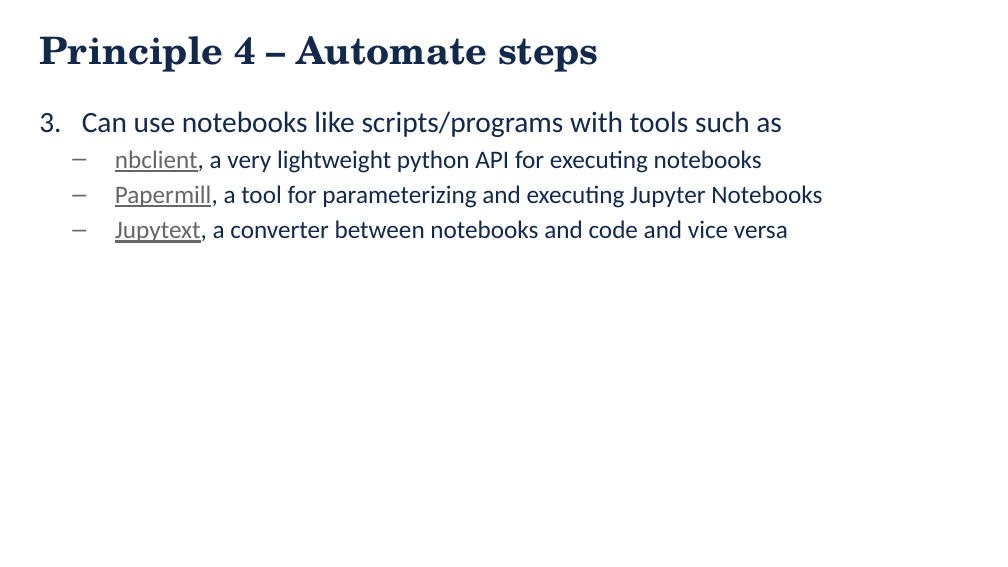
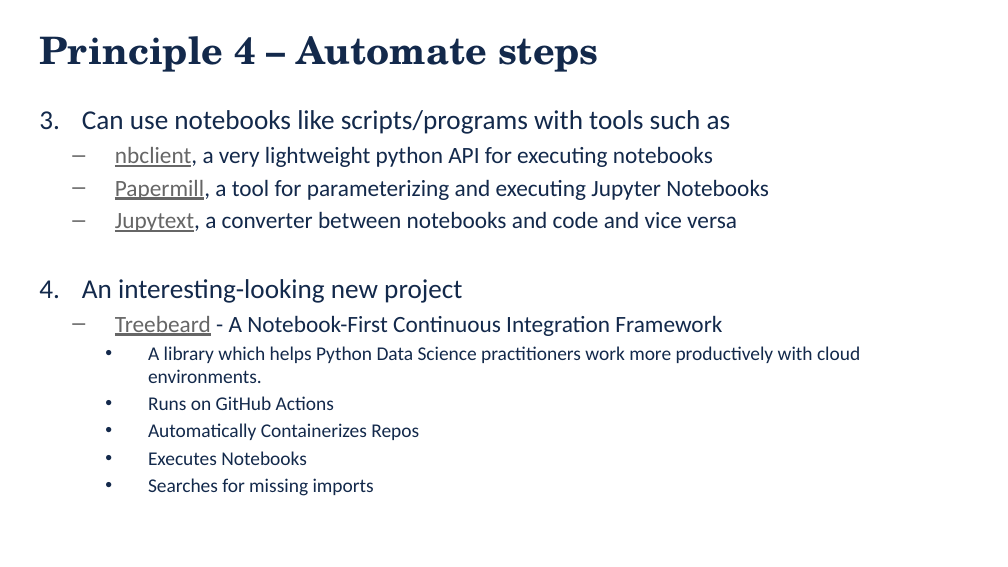
Before and after one commit to danielskatz/repro-fdtd1d, a slide deck: slide 17 of Computational_Reproducibility.pptx. Drawn at 1008x567 pixels with LibreOffice and Linux fonts; fonts in the diff are those of the drawing; background and template pictures are left out. Boxes give left, top, right and bottom in pixels: in the first picture for what was removed or moved away, otherwise in the second. Text is boxed around its words. In the diff, an @@ line names an element or a change of style, - is before the commit and + after.

Commit message:
updates to slides

```diff
--- a/Computational_Reproducibility.pptx
+++ b/Computational_Reproducibility.pptx
@@ text at (x1=82, y1=110, x2=769, y2=232): size 28 to 25.9 pt in "Can use notebooks like scripts/programs with tools ..."; size 24 to 22.2 pt in "nbclient, a very lightweight python API for ...", "Papermill, a tool for parameterizing and executing ...", "Jupytext, a converter between notebooks and code ..." @@
@@ text at (x1=82, y1=279, x2=860, y2=465): paragraphs added @@
+4. An interesting-looking new project
+  – Treebeard - A Notebook-First Continuous Integration Framework
+    • A library which helps Python Data Science practitioners work more productively with cloud environments.
+    • Runs on GitHub Actions
+    • Automatically Containerizes Repos
+    • Executes Notebooks
+    • Searches for missing imports
```
Also in this commit, not shown: 1 other slide changed.
